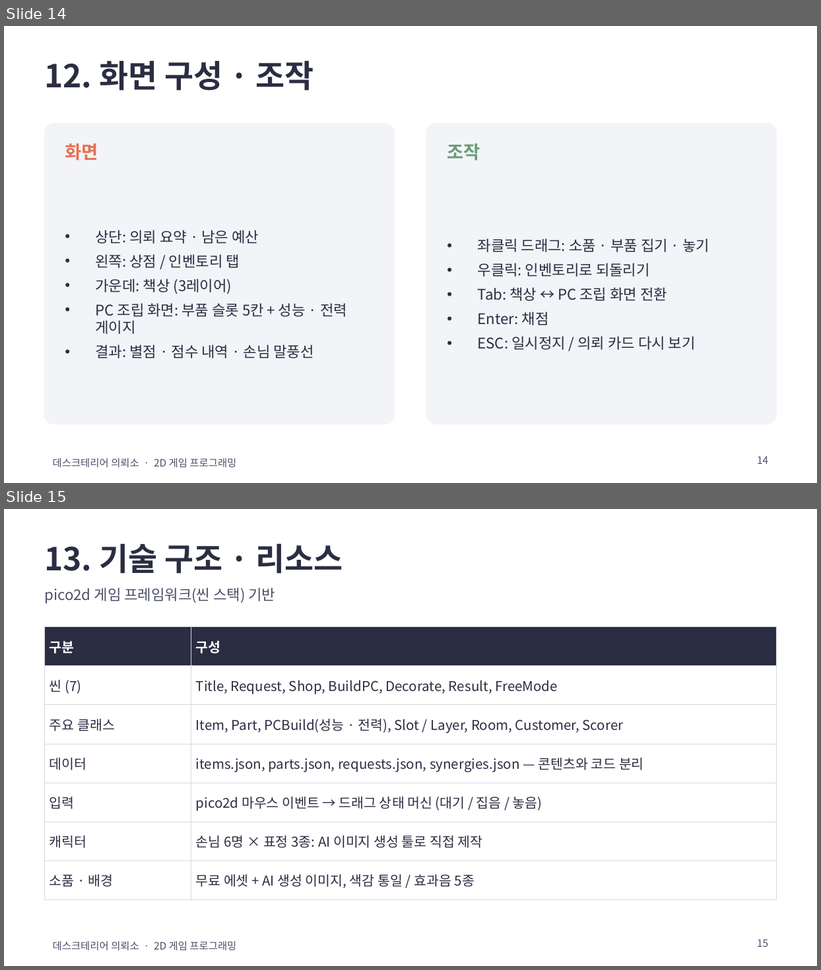
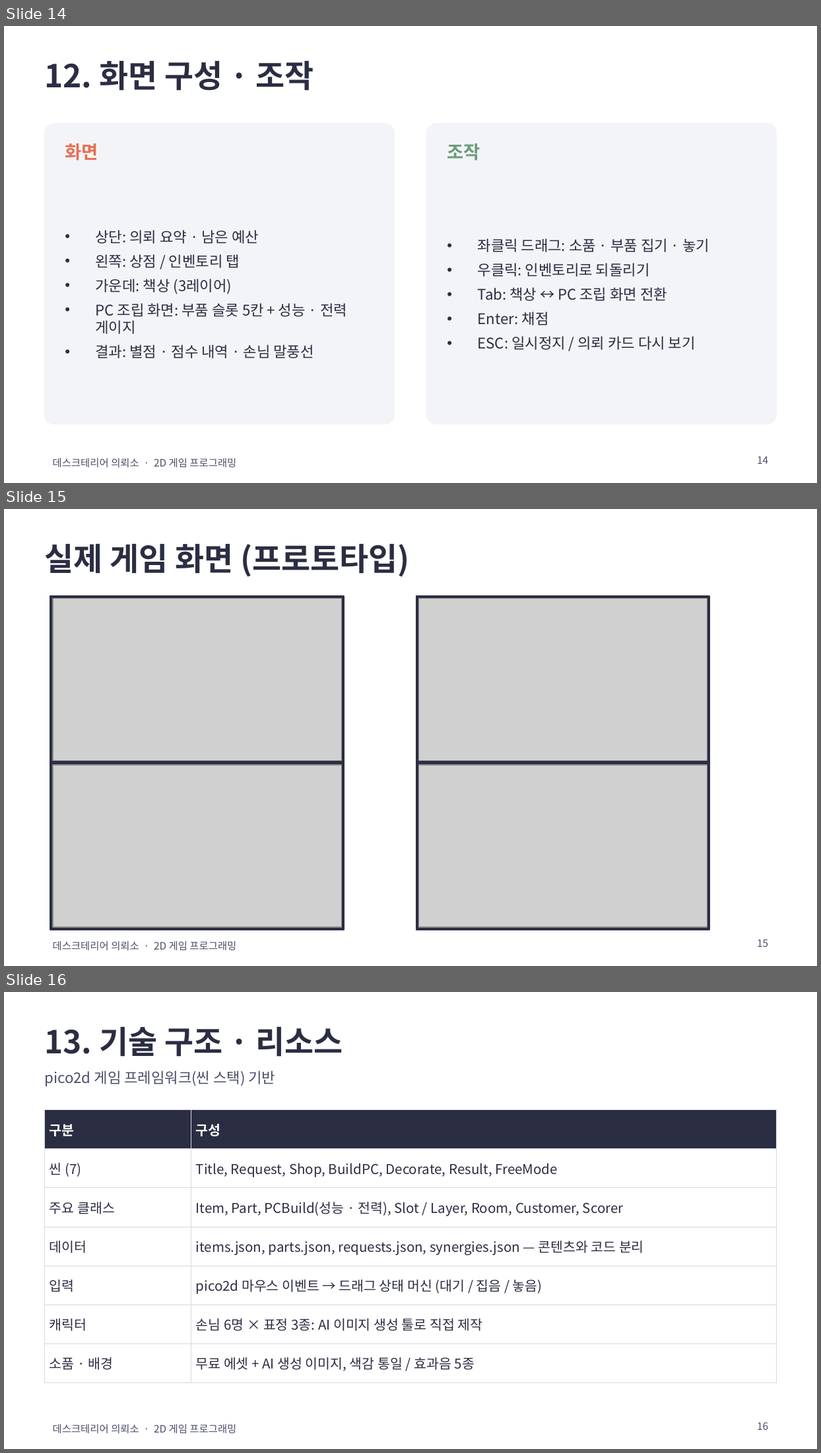
Before and after one commit to gladinoo/2DGAMEPROJECT, a slide deck: docs/데스크테리어의뢰소_기획서.pptx. Shown one above the other, each under a label of ours: slides 14 and 15 before the commit, slides 14, 15 and 16 after it. The pictures are 821x970 and 821x1453 pixels, drawn with LibreOffice and Linux fonts; fonts in the diff are those of the drawing; grey boxes stand for pictures. Boxes give left, top, right and bottom in pixels: in the first picture for what was removed or moved away, otherwise in the second. Text is boxed around its words. In the diff, an @@ line names an element or a change of style, - is before the commit and + after.

```diff
--- a/docs/데스크테리어의뢰소_기획서.pptx
+++ b/docs/데스크테리어의뢰소_기획서.pptx
@@ slide 15 added at box(4, 509, 817, 966), background #FFFFFF; not listed: 1 template element that a slide beside it also shows @@
@@ text added at box(45, 544, 409, 577), 28 pt, text #2B2D42, bold @@
+실제 게임 화면 (프로토타입)
@@ rectangle added at box(50, 596, 344, 764), fill #2B2D42, outline #2B2D42 1 pt @@
@@ picture added at box(53, 599, 341, 761) @@
@@ rectangle added at box(416, 596, 710, 764), fill #2B2D42, outline #2B2D42 1 pt @@
@@ picture added at box(418, 599, 708, 761) @@
@@ rectangle added at box(50, 762, 344, 930), fill #2B2D42, outline #2B2D42 1 pt @@
@@ picture added at box(53, 765, 341, 927) @@
@@ rectangle added at box(416, 762, 710, 930), fill #2B2D42, outline #2B2D42 1 pt @@
@@ picture added at box(418, 765, 708, 927) @@
@@ page number added at box(757, 939, 768, 947), 9 pt, text #4A4E69 @@
+15
@@ what was slide 15 is now slide 16 @@
@@ page number at box(757, 1422, 768, 1430): text changed @@
-15
+16
```
Also in this commit, not shown: 4 slides changed, 6 other files.
